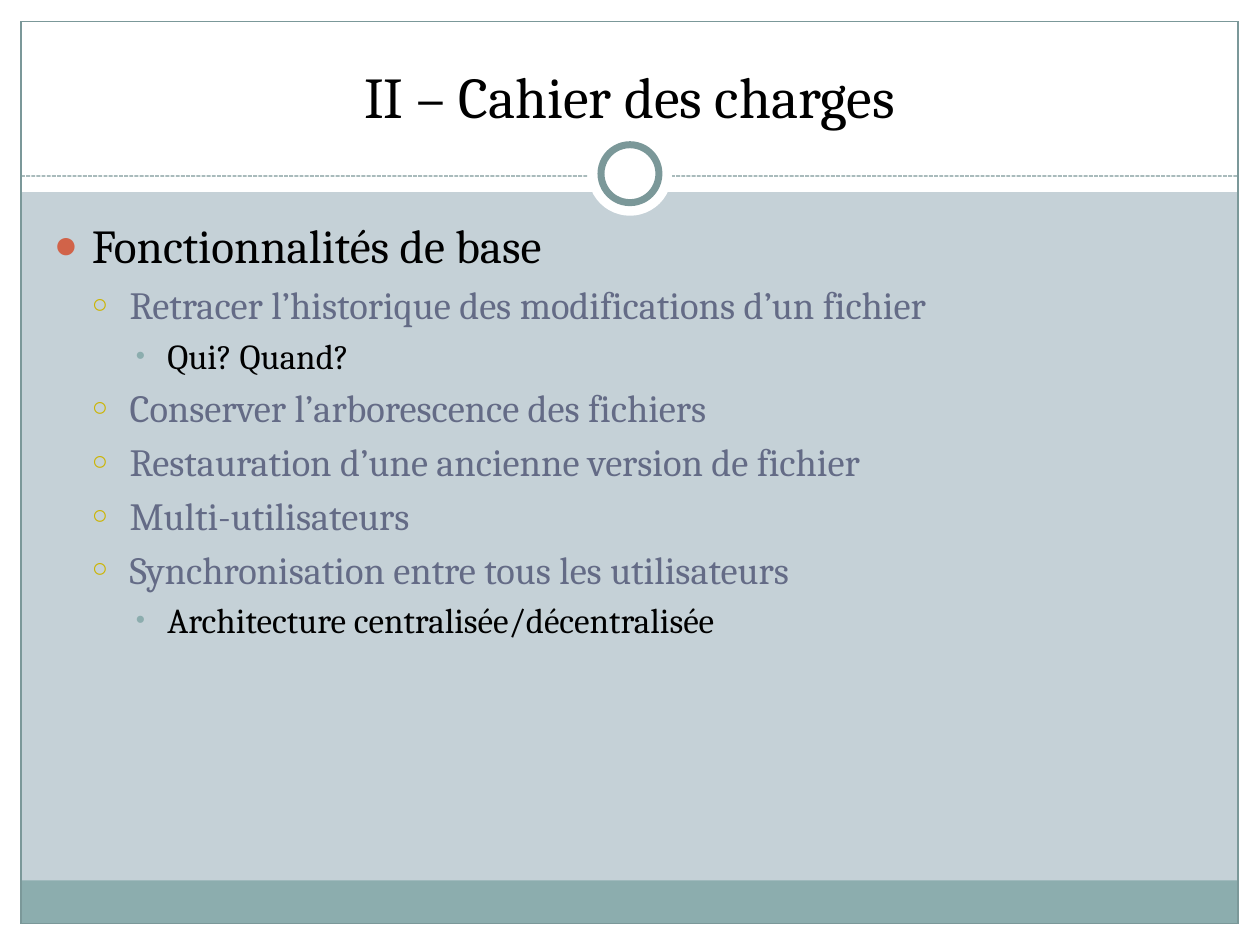
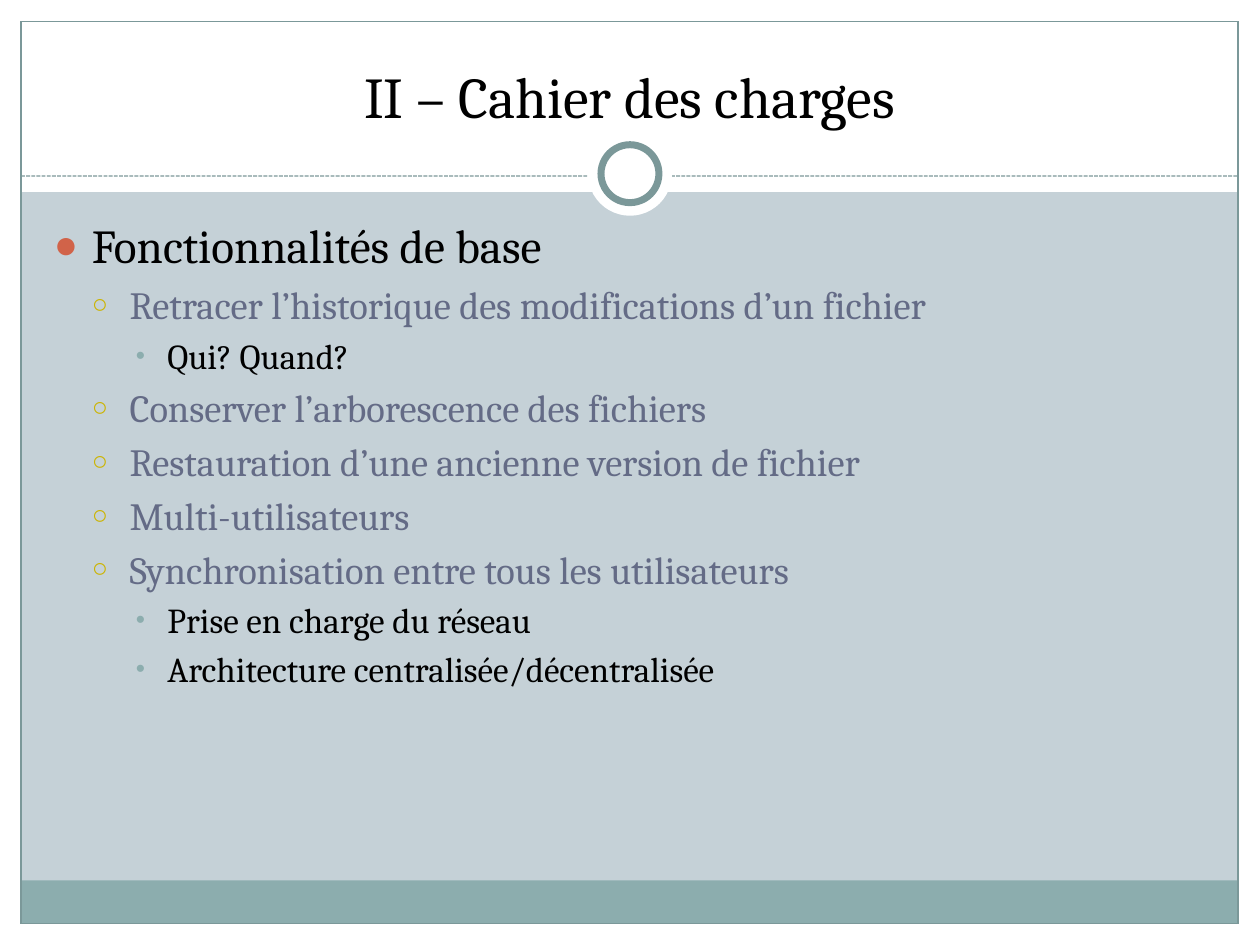
Before and after one commit to hhalex/OLPI, a slide deck: slide 4 of presentation/Gestionnaires de versions.pptx. Drawn at 1260x945 pixels with LibreOffice and Linux fonts; fonts in the diff are those of the drawing. Boxes give left, top, right and bottom in pixels: in the first picture for what was removed or moved away, otherwise in the second. Text is boxed around its words. In the diff, an @@ line names an element or a change of style, - is before the commit and + after.

Commit message:
Ajout de la ligne 'Prise en charge du reseau'

```diff
--- a/presentation/Gestionnaires de versions.pptx
+++ b/presentation/Gestionnaires de versions.pptx
@@ text at bbox=[167, 608, 531, 641]: paragraph added @@
+    • Prise en charge du réseau
```
Also in this commit, not shown: 1 other file.
